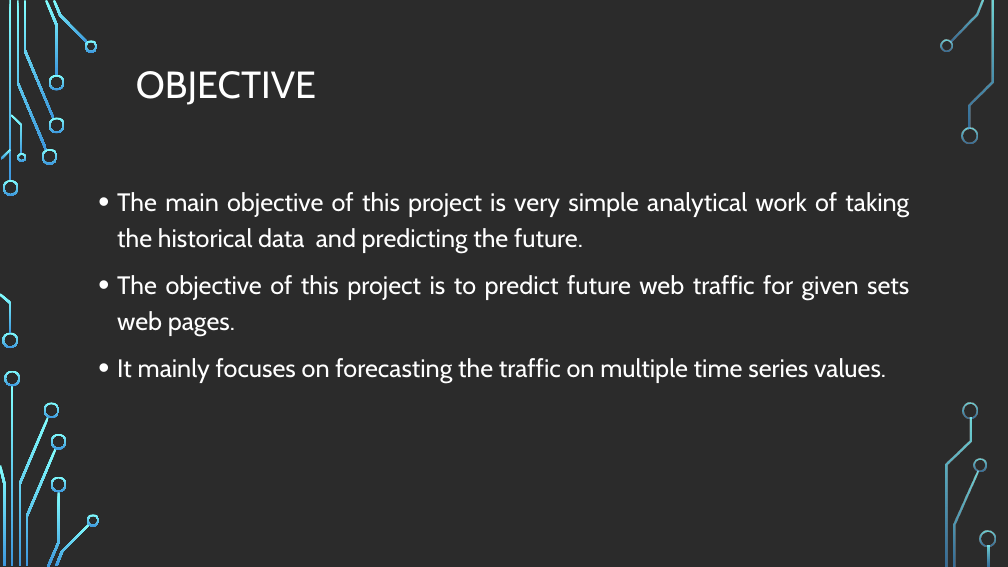
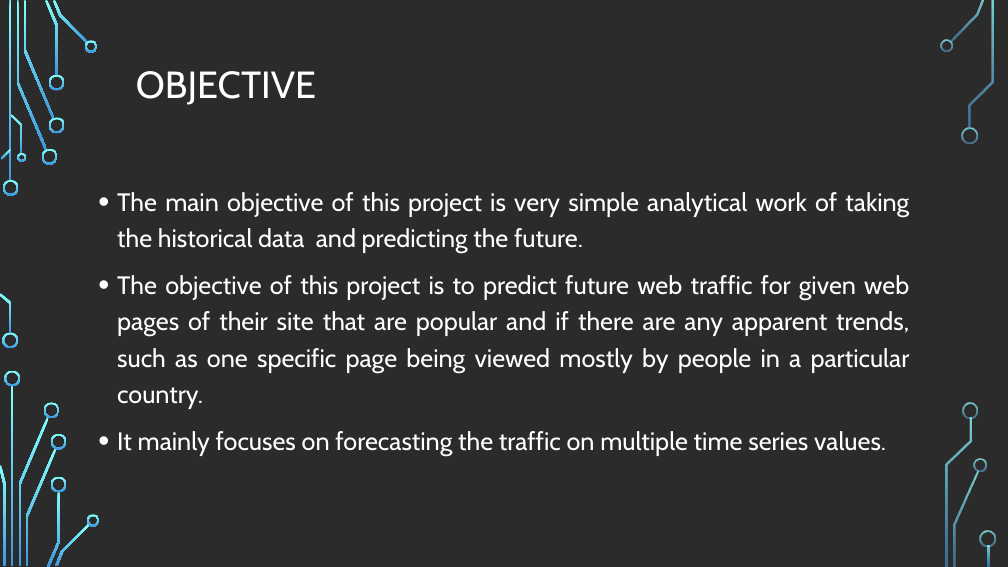
Before and after one commit to SnehaMishra28/Python-DeepLearning_Fall2018, a slide deck: slide 3 of Project/Document/WebTrafficPrediction_PythonDeepLearning.pptx. Drawn at 1008x567 pixels with LibreOffice and Linux fonts; fonts in the diff are those of the drawing; background and template pictures are left out; a plain dark background stands for a picture behind light text. Boxes give left, top, right and bottom in pixels: in the first picture for what was removed or moved away, otherwise in the second. Text is boxed around its words. In the diff, an @@ line names an element or a change of style, - is before the commit and + after.

Commit message:
Project proposal

```diff
--- a/Project/Document/WebTrafficPrediction_PythonDeepLearning.pptx
+++ b/Project/Document/WebTrafficPrediction_PythonDeepLearning.pptx
@@ text at <box>117,275,910,409</box>: text changed @@
-• The objective of this project is to predict future web traffic for given sets web pages.
+• The objective of this project is to predict future web traffic for given web pages of their site that are popular and if there are any apparent trends, such as one specific page being viewed mostly by people in a particular country.
```
Also in this commit, not shown: 1 other slide changed, 1 slide added, 2 other files.
